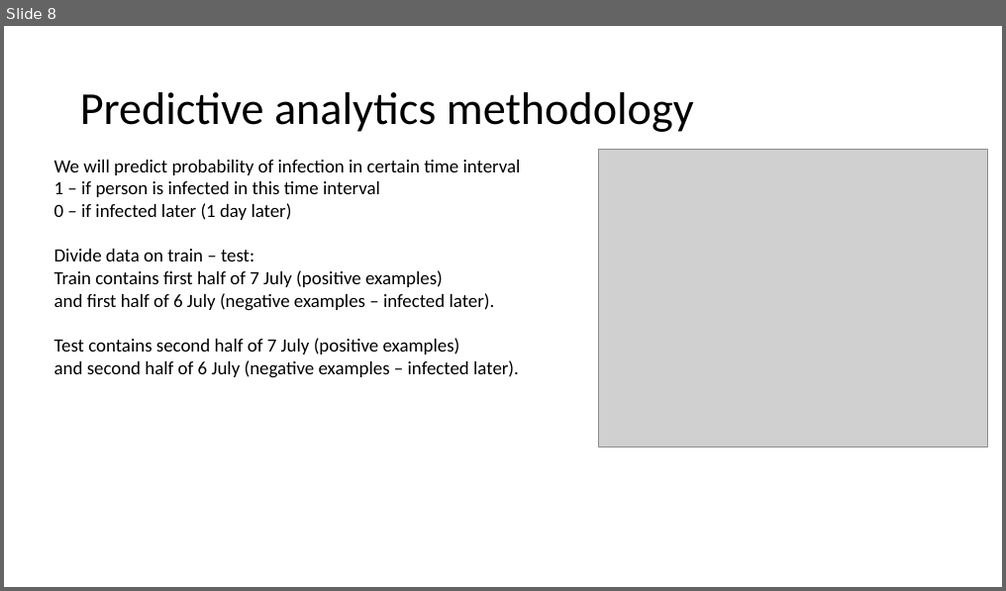
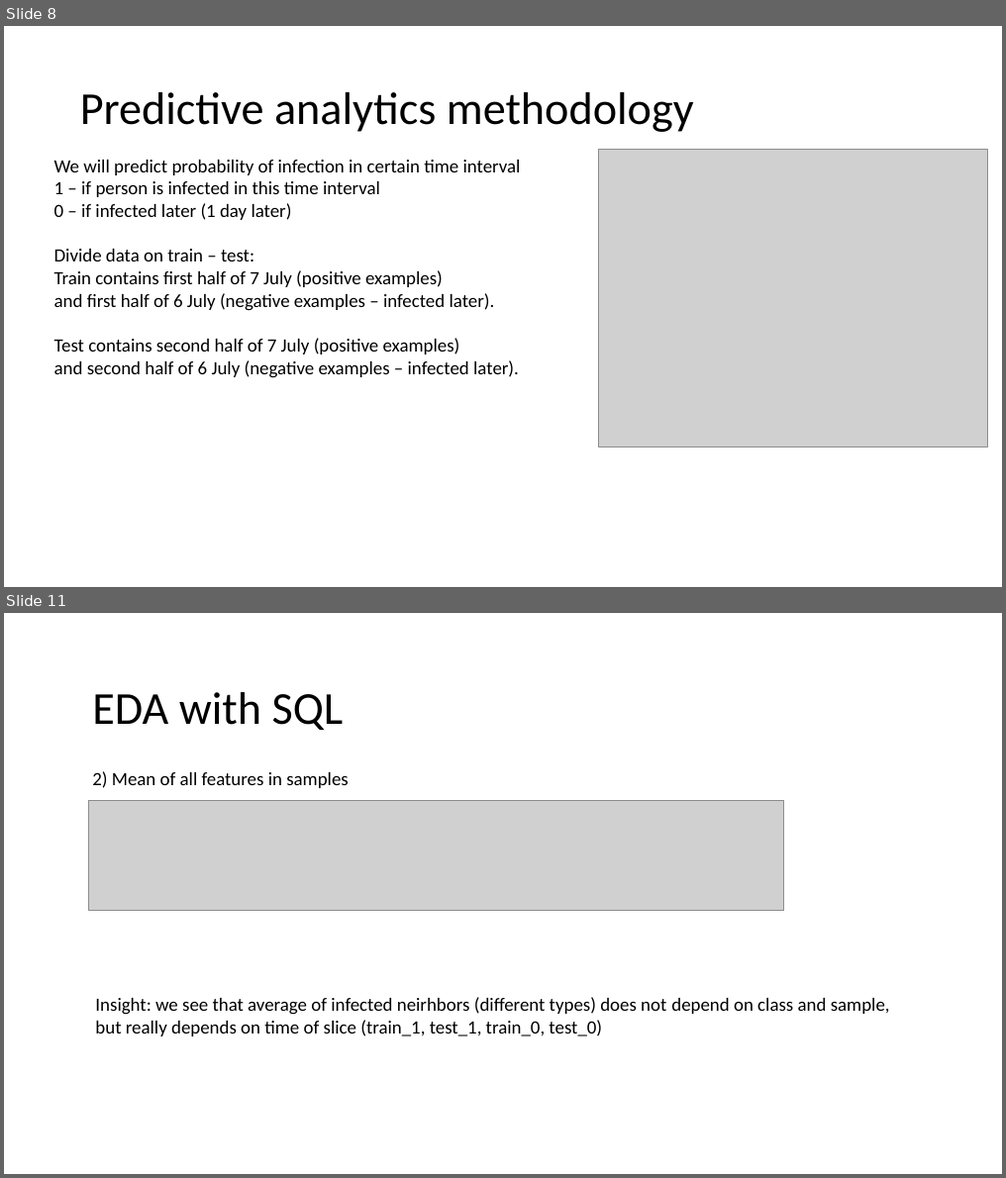
Before and after one commit to goshasty/rumor_analyze, a slide deck: Report.pptx. Shown one above the other, each under a label of ours: slide 8 before the commit, slides 8 and 11 after it; the slides between them are not shown. The pictures are 1006x591 and 1006x1178 pixels, drawn with LibreOffice and Linux fonts; fonts in the diff are those of the drawing; grey boxes stand for pictures. Boxes give left, top, right and bottom in pixels: in the first picture for what was removed or moved away, otherwise in the second. Text is boxed around its words. In the diff, an @@ line names an element or a change of style, - is before the commit and + after.

```diff
--- a/Report.pptx
+++ b/Report.pptx
@@ slide 11 added at (4,613,1002,1174), background #FFFFFF @@
@@ text added at (92,692,344,730), 44 pt, text #000000 @@
+EDA with SQL
@@ text added at (92,771,349,788), 18 pt, text #000000 @@
+2) Mean of all features in samples
@@ picture added at (88,800,783,911) @@
@@ text added at (95,997,890,1037), 18 pt, text #000000 @@
+Insight: we see that average of infected neirhbors (different types) does not depend on class and sample,
+but really depends on time of slice (train_1, test_1, train_0, test_0)
```
Also in this commit, not shown: 2 slides changed, 2 other slides added.
